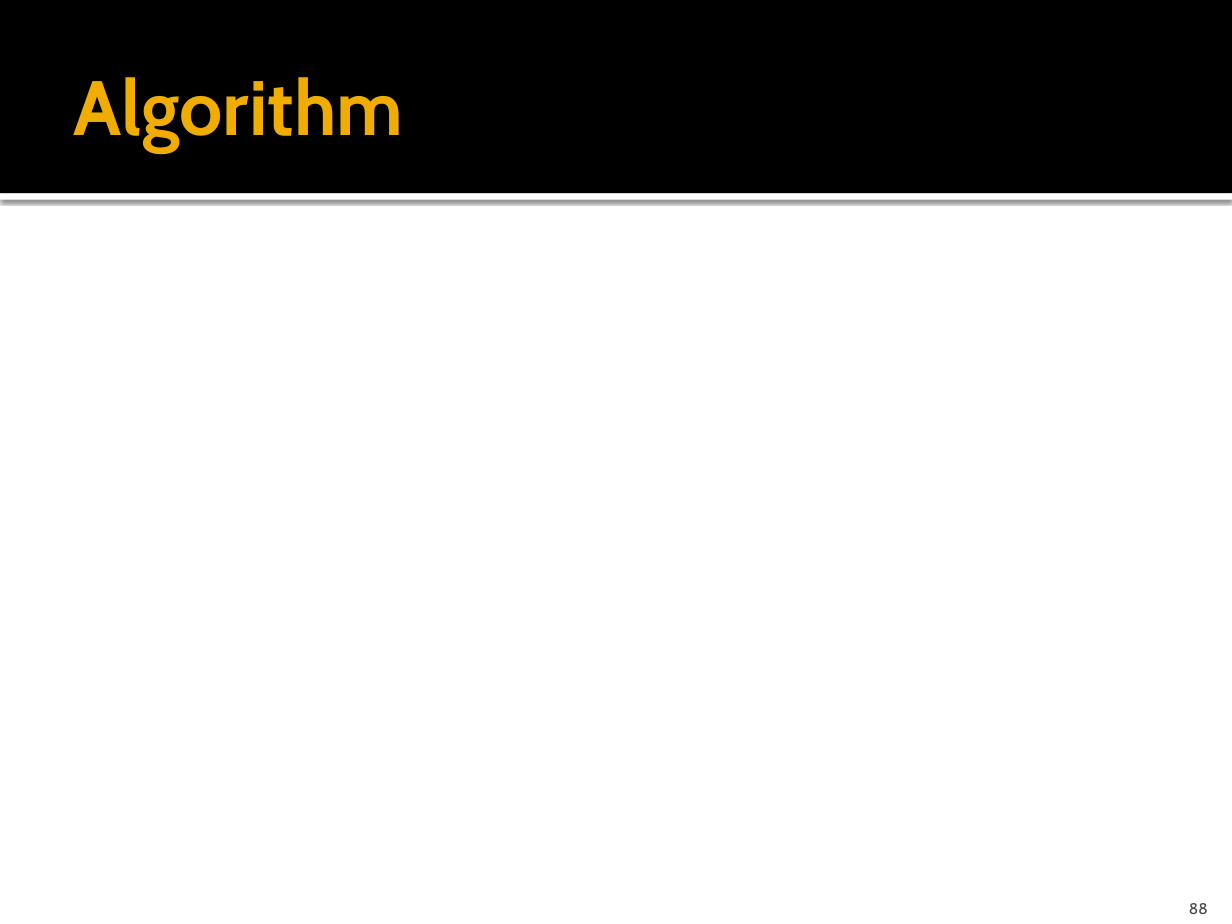
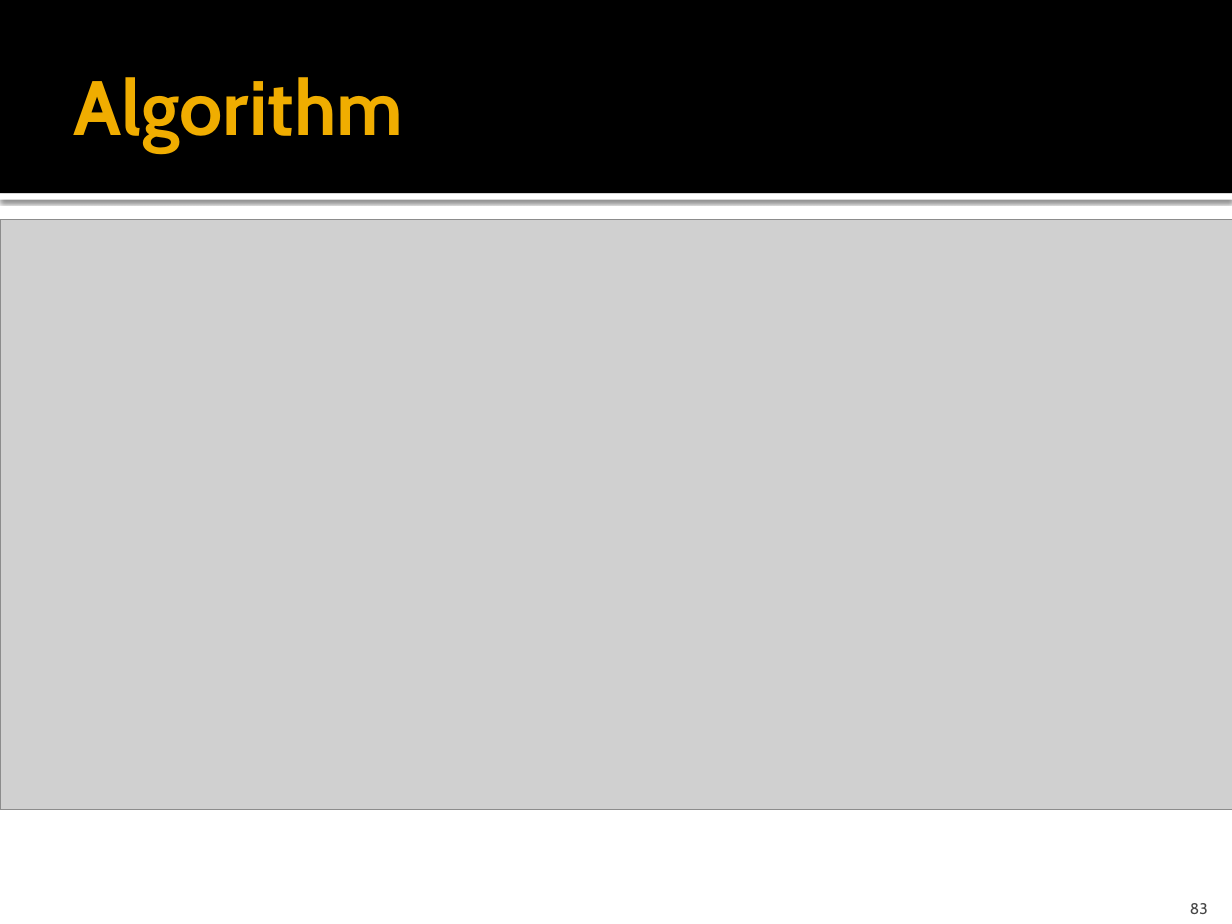
Before and after one commit to cmpt606f19/cmpt606-content, a slide deck: slide 83 of Lectures/09 Query Processing & Optimization.pptx (slide 88 before the commit). Drawn at 1232x924 pixels with LibreOffice and Linux fonts; fonts in the diff are those of the drawing; grey boxes stand for pictures. Boxes give left, top, right and bottom in pixels: in the first picture for what was removed or moved away, otherwise in the second. Text is boxed around its words. In the diff, an @@ line names an element or a change of style, - is before the commit and + after.

```diff
--- a/Lectures/09 Query Processing & Optimization.pptx
+++ b/Lectures/09 Query Processing & Optimization.pptx
@@ picture added at [0,219,1232,809] @@
@@ page number at [1190,903,1208,914]: text changed @@
-88
+83
```
Also in this commit, not shown: 9 other slides changed, 7 slides removed, 1 other file.
